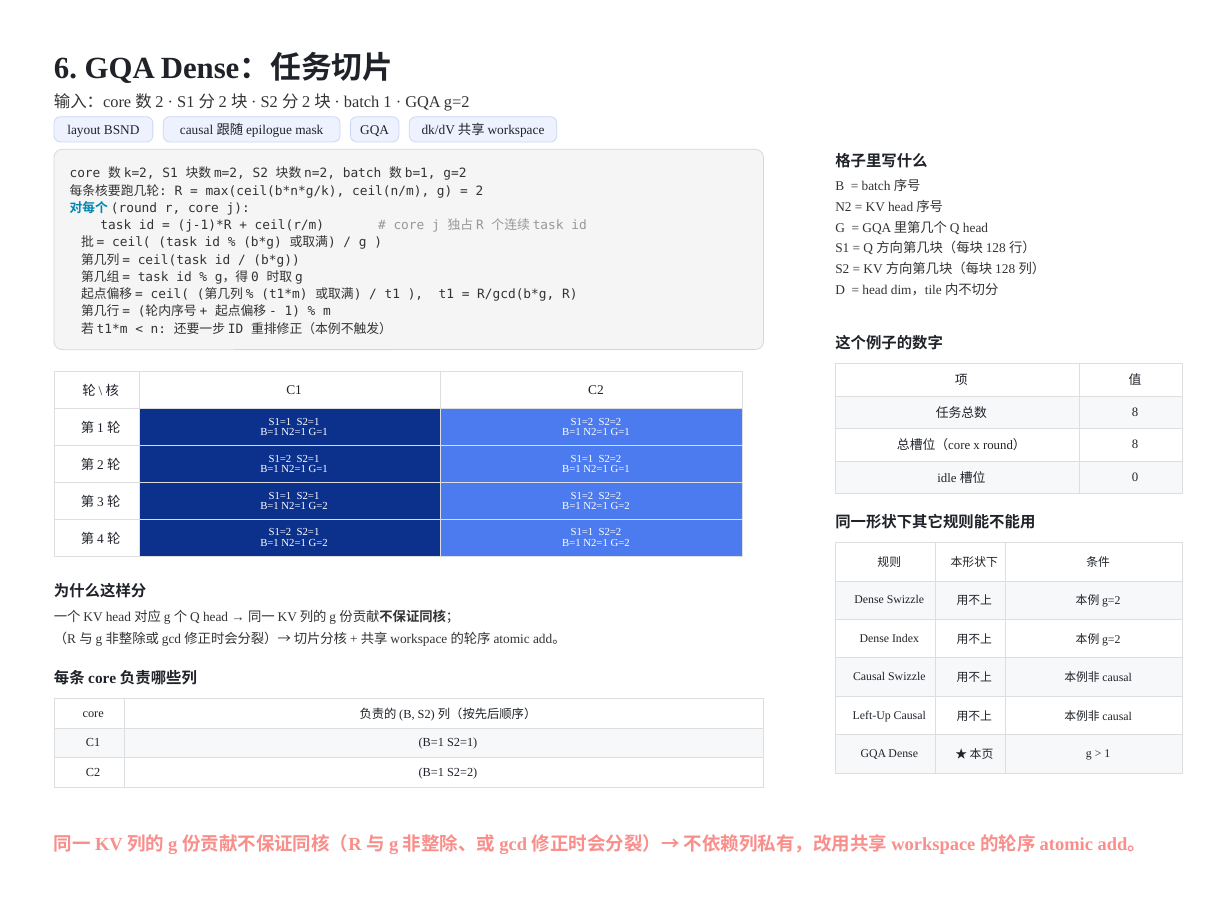
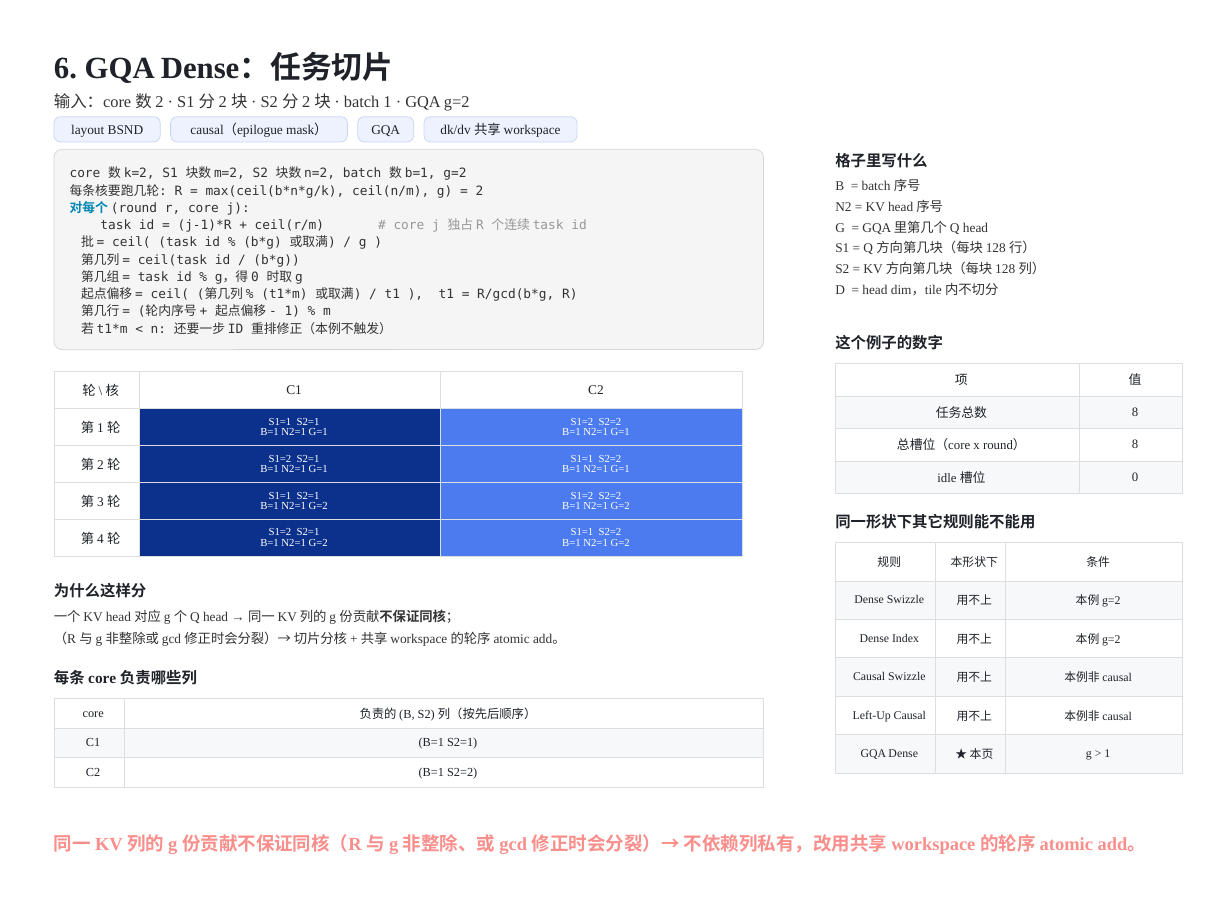
Before and after one commit to guomc9/SeeTen, a slide deck: slide 13 of cases/flash-attention-det-accum/out/v4-index-schedules.pptx. Drawn at 1232x924 pixels with LibreOffice and Linux fonts; fonts in the diff are those of the drawing. Boxes give left, top, right and bottom in pixels: in the first picture for what was removed or moved away, otherwise in the second. Text is boxed around its words. In the diff, an @@ line names an element or a change of style, - is before the commit and + after.

```diff
--- a/cases/flash-attention-det-accum/out/v4-index-schedules.pptx
+++ b/cases/flash-attention-det-accum/out/v4-index-schedules.pptx
@@ rounded rectangle "layout BSND": place and size @@
-rounded rectangle "layout BSND" at (54, 117, 153, 142)
+rounded rectangle "layout BSND" at (54, 117, 160, 142)
@@ rounded rectangle "causal（epilogue mask）": place and size @@
-rounded rectangle "causal（epilogue mask）" at (163, 117, 340, 142)
+rounded rectangle "causal（epilogue mask）" at (171, 117, 347, 142)
@@ rounded rectangle "GQA": place and size @@
-rounded rectangle "GQA" at (350, 117, 399, 142)
+rounded rectangle "GQA" at (358, 117, 414, 142)
@@ rounded rectangle "dk/dv 共享 workspace": place and size @@
-rounded rectangle "dk/dv 共享 workspace" at (409, 117, 557, 142)
+rounded rectangle "dk/dv 共享 workspace" at (424, 117, 577, 142)
@@ text in rounded rectangle at (190, 124, 327, 137): text changed @@
-causal 跟随 epilogue mask
+causal（epilogue mask）
@@ text in rounded rectangle at (440, 122, 561, 137): text changed @@
-dk/dV 共享 workspace
+dk/dv 共享 workspace
```
Also in this commit, not shown: 7 other slides changed, 3 other files.
